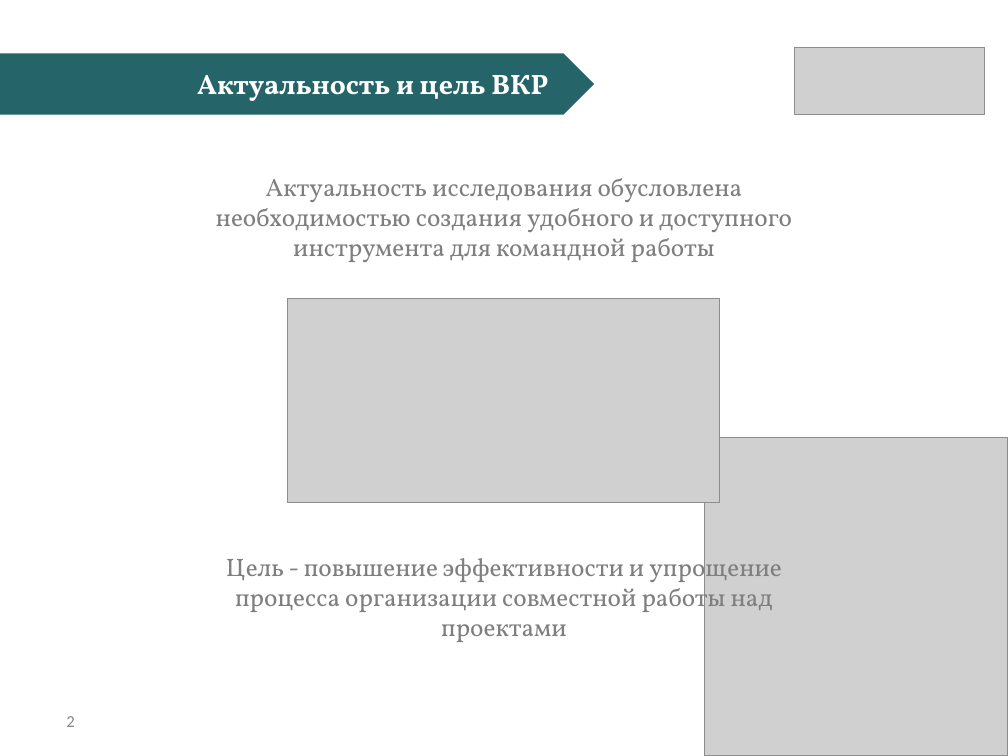
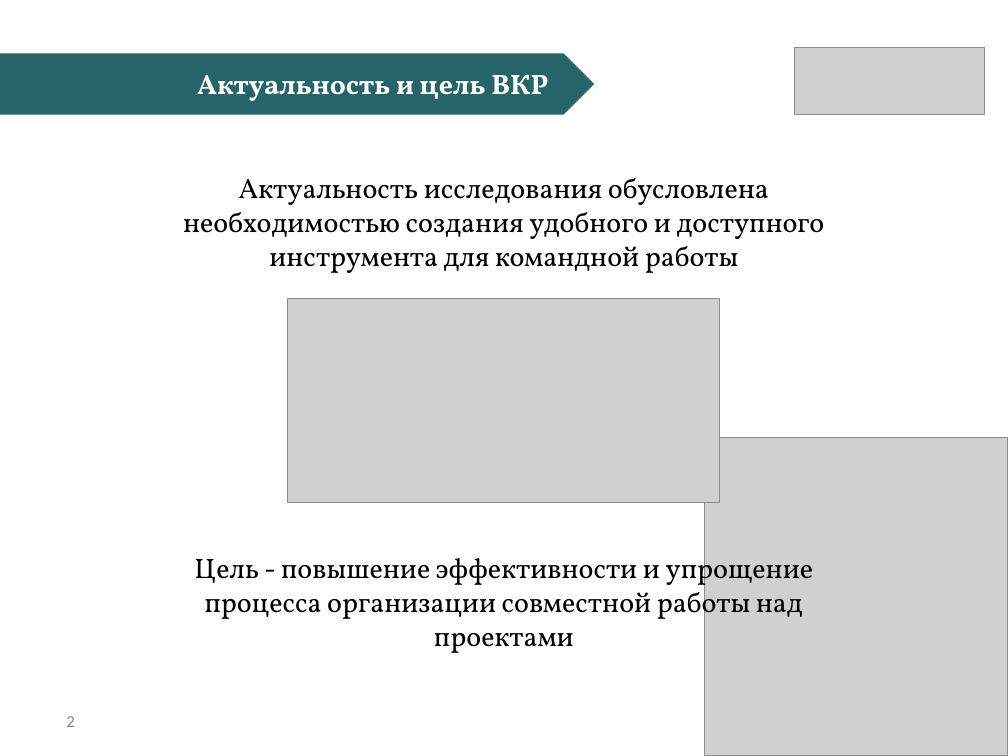
Before and after one commit to CTpeJLok/diplom, a slide deck: slide 2 of to_pred/БалашкинАМ_Презентация.pptx. Drawn at 1008x756 pixels with LibreOffice and Linux fonts; fonts in the diff are those of the drawing; grey boxes stand for pictures. Boxes give left, top, right and bottom in pixels: in the first picture for what was removed or moved away, otherwise in the second. Text is boxed around its words. In the diff, an @@ line names an element or a change of style, - is before the commit and + after.

```diff
--- a/to_pred/БалашкинАМ_Презентация.pptx
+++ b/to_pred/БалашкинАМ_Презентация.pptx
@@ text "Актуальность исследования обусловлена необходимостью создани ..." at [183,178,825,273]: size 18 to 20 pt, text colour #7F7F7F to #000000 @@
@@ text "Цель - повышение эффективности и ..." at [194,552,814,653]: size 18 to 20 pt, text colour #7F7F7F to #000000 @@
```
Also in this commit, not shown: 10 other slides changed, 20 other files.
